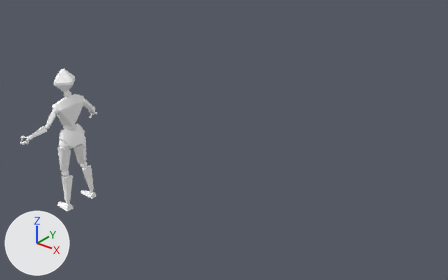
Two versions of the Blender file assets/character.blend, one commit apart.
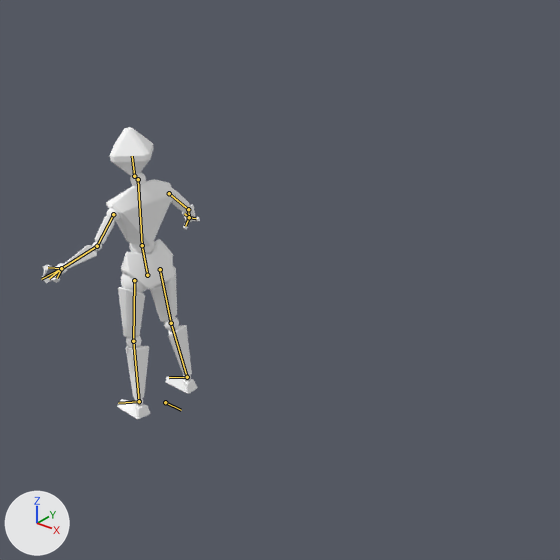
Each version appears first whole from a camera (50 mm lens) standing at (2.48, -7.41, 5.11) and looking at (-2.43, -1.26, 1.3), and next in a close-up on the part from 0% to 61% of the width and 2% to 100% of the height. Every picture has the same lights, and +X, +Y and +Z are marked at lower left. Both versions are drawn at frame 21 of the action 'meursault_intro'; the numbers are the values there. The bones that bend it are drawn over the model as lines in the close-ups.
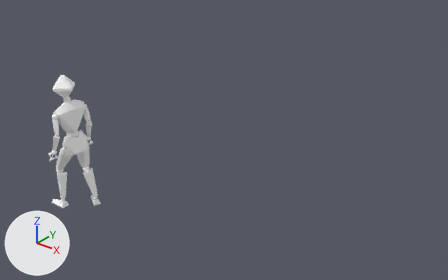
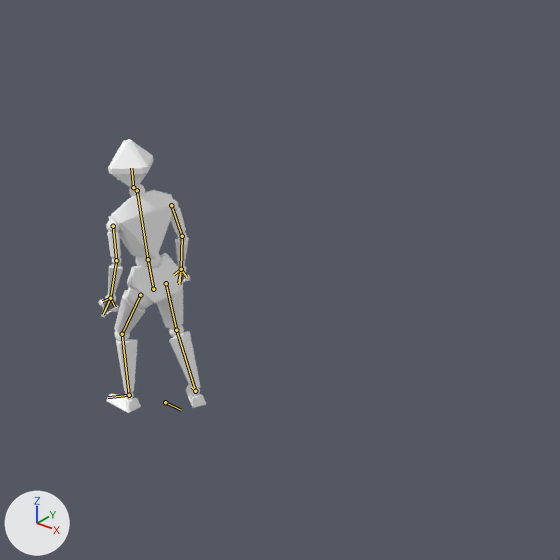
What differs and where, as boxes [x1, y1, x2, y2] in the close-ups (560 x 560 px):
'mesh', posed: before [42, 127, 200, 420]; after [98, 139, 206, 413]
bone 'hips', root to tip: before (147, 275) to (142, 245); after (153, 289) to (148, 259)
bone 'spine', root to tip: before (142, 245) to (138, 179); after (148, 259) to (137, 190)
bone 'head', root to tip: before (134, 176) to (132, 156); after (133, 187) to (131, 168)

The edits, one by one:
Bone 'camera' (bone_camera) turns from (0, -135, 0) to (0, -90, 0) degrees about its own x, y and z.
Bone 'hips' (bone_hips) moves from (0.0, 0.0, 0.0) to (0.024, -0.086, -0.076).
Bone 'spine' (bone_spine) turns from (0, 0, 0) to (0, -4, -9) degrees about its own x, y and z.
Bone 'head' (bone_head) turns from (0, 0, 0) to (0, 0, 9) degrees about its own x, y and z.
Bone 'kneeIK.L' (bone_kneeik_l) moves from (0.0, 0.0, 0.0) to (0.434, -0.183, 0.0).
Bone 'kneeIK.R' (bone_kneeik_r) moves from (0.0, 0.0, 0.0) to (0.863, -0.364, 0.0).
Bone 'handIK.L' (bone_handik_l) moves from (0.0, 0.0, 0.0) to (0.045, -0.132, -0.376).
Bone 'handIK.L' (bone_handik_l) turns from (0, 0, 0) to (-33, -3, -11) degrees about its own x, y and z.
Bone 'handIK.R' (bone_handik_r) moves from (0.0, 0.0, 0.0) to (-0.074, -0.186, -0.401).
Bone 'handIK.R' (bone_handik_r) turns from (0, 0, 0) to (-41, -10, 20) degrees about its own x, y and z.
Bone 'footIK.L' (bone_footik_l) moves from (0.0, 0.0, 0.0) to (0.021, 0.121, 0.05).
Bone 'footIK.L' (bone_footik_l) turns from (0, 0, 0) to (0, -1, 3) degrees about its own x, y and z.
Bone 'footIK.R' (bone_footik_r) moves from (0.0, 0.0, 0.0) to (-0.082, -0.2, -0.084).
Bone 'footIK.R' (bone_footik_r) turns from (0, 0, 0) to (-2, 10, -26) degrees about its own x, y and z.
